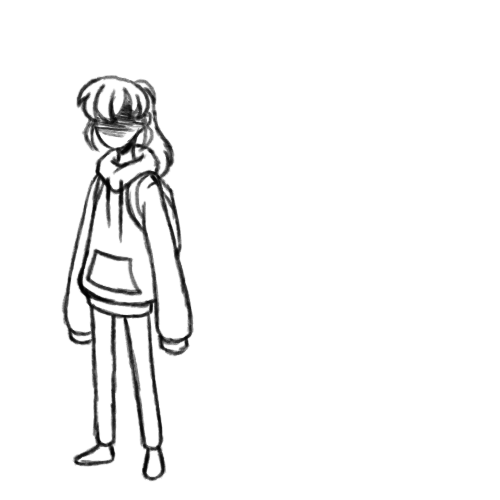
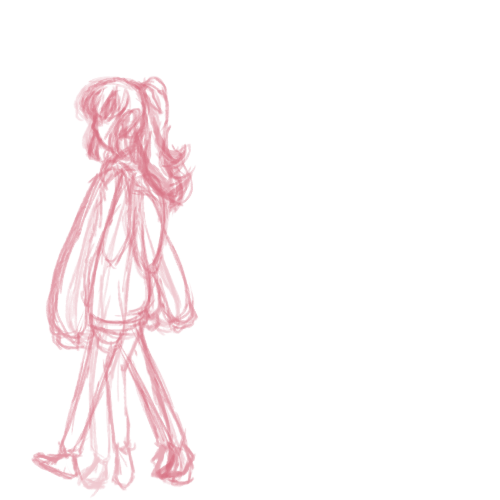
Layers edited between the first and the second 500 × 500 image:
hid "Paint Layer 3", painted on it over [31, 75, 199, 498]
hid "Paint Layer 4", painted on it over [31, 75, 199, 498]
showed "Paint Layer 2", opacity 44% → 100%, painted on it over [31, 75, 199, 498]
